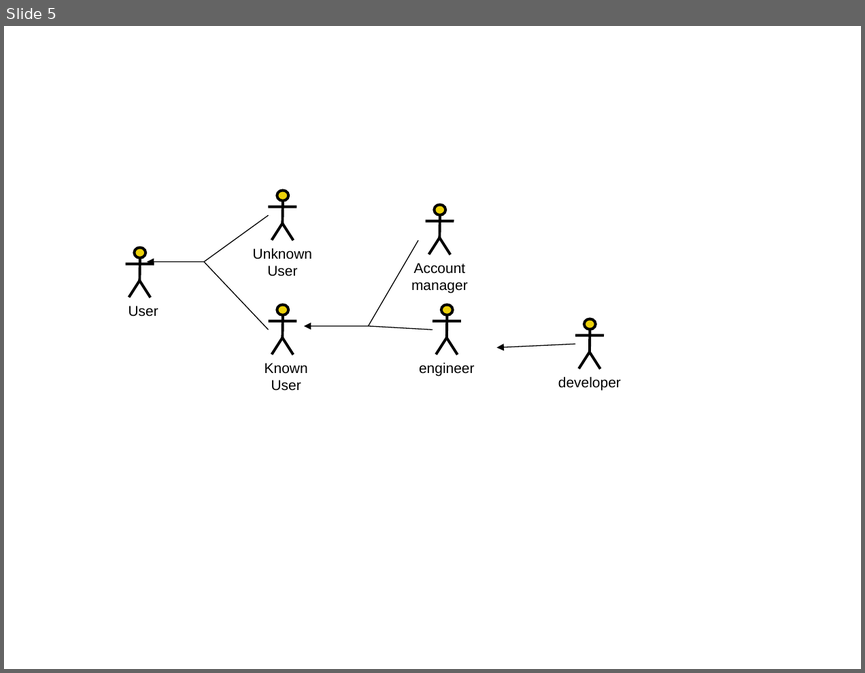
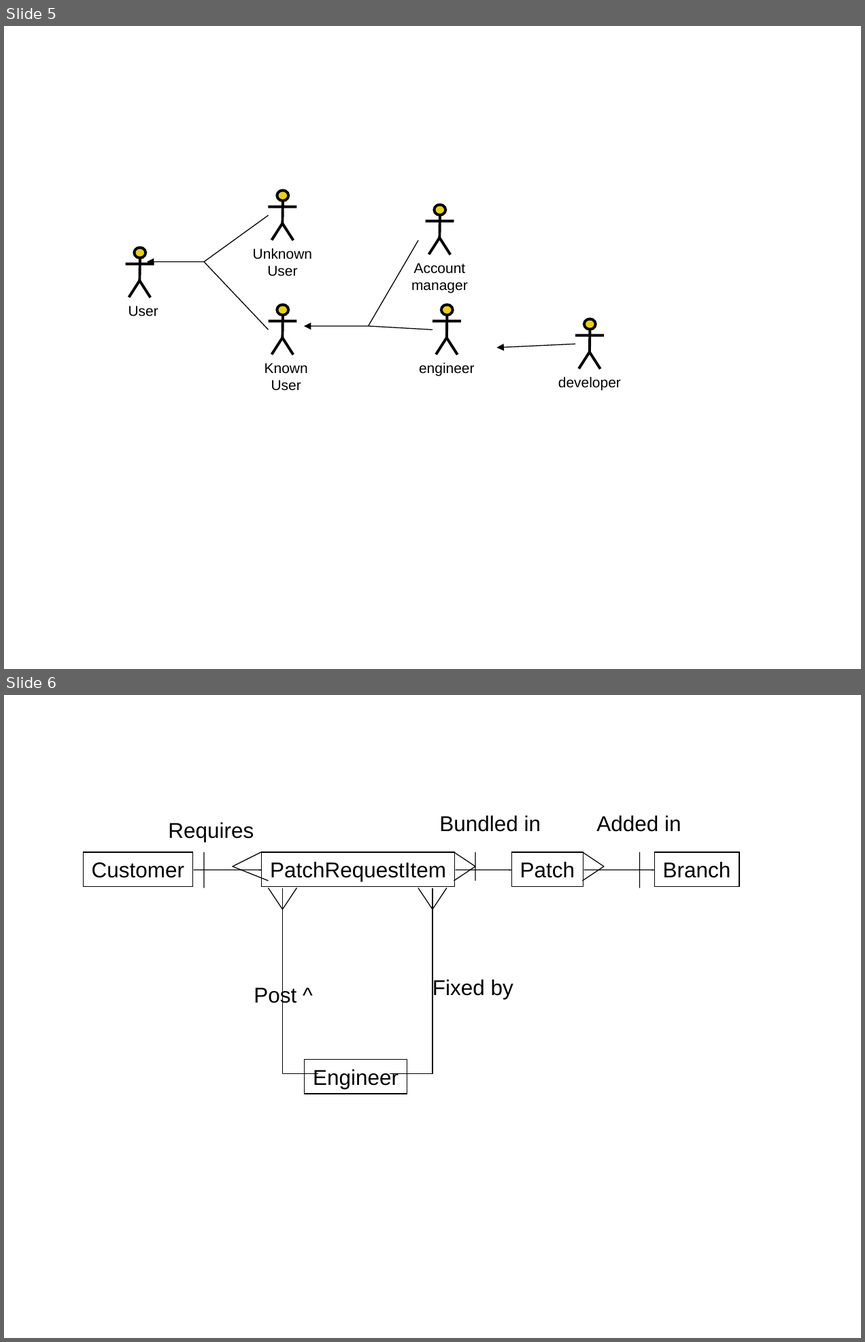
Before and after one commit to rte126/src-pe-tools, a slide deck: classes/CS579/dbclass/Project.ppt. Shown one above the other, each under a label of ours: slide 5 before the commit, slides 5 and 6 after it. The pictures are 865x673 and 865x1342 pixels, drawn with LibreOffice and Linux fonts; fonts in the diff are those of the drawing. Boxes give left, top, right and bottom in pixels: in the first picture for what was removed or moved away, otherwise in the second. Text is boxed around its words. In the diff, an @@ line names an element or a change of style, - is before the commit and + after.

```diff
--- a/classes/CS579/dbclass/Project.ppt
+++ b/classes/CS579/dbclass/Project.ppt
@@ slide 6 added at [4,695,861,1338], background #FFFFFF @@
@@ text added at [439,815,541,832], 18 pt, text #000000 @@
+Bundled in
@@ text added at [596,815,681,832], 18 pt, text #000000 @@
+Added in
@@ text added at [168,822,254,842], 18 pt, text #000000 @@
+Requires
@@ rectangle added at [83,852,192,886], outline #000000 0.74 pt, 18 pt, text #000000 @@
+Customer
@@ line added from (204, 852) to (204, 888), #000000 0.74 pt @@
@@ freeform shape added at [232,852,269,880], outline #000000 0.74 pt @@
@@ rectangle added at [262,852,455,886], outline #000000 0.74 pt, 18 pt, text #000000 @@
+PatchRequestItem
@@ freeform shape added at [454,852,475,880], outline #000000 0.74 pt @@
@@ line added from (475, 852) to (475, 881), #000000 0.74 pt @@
@@ rectangle added at [511,852,583,886], outline #000000 0.74 pt, 18 pt, text #000000 @@
+Patch
@@ freeform shape added at [582,852,604,880], outline #000000 0.74 pt @@
@@ line added from (640, 852) to (640, 888), #000000 0.74 pt @@
@@ rectangle added at [654,852,739,886], outline #000000 0.74 pt, 18 pt, text #000000 @@
+Branch
@@ line added from (193, 870) to (261, 870), #000000 0.74 pt @@
@@ line added from (456, 870) to (511, 870), #000000 0.74 pt @@
@@ line added from (584, 870) to (653, 870), #000000 0.74 pt @@
@@ freeform shape added at [268,888,296,909], outline #000000 0.74 pt @@
@@ freeform shape added at [283,888,318,1074], outline #000000 0.74 pt @@
@@ freeform shape added at [390,888,432,1074], outline #000000 0.74 pt @@
@@ freeform shape added at [418,888,446,909], outline #000000 0.74 pt @@
@@ text added at [432,978,513,999], 18 pt, text #000000 @@
+Fixed by
@@ text added at [254,985,296,1006], 18 pt, text #000000 @@
+Post ^
@@ rectangle added at [305,1059,407,1093], outline #000000 0.74 pt, 18 pt, text #000000 @@
+Engineer
```
Also in this commit, not shown: 1 other file.
